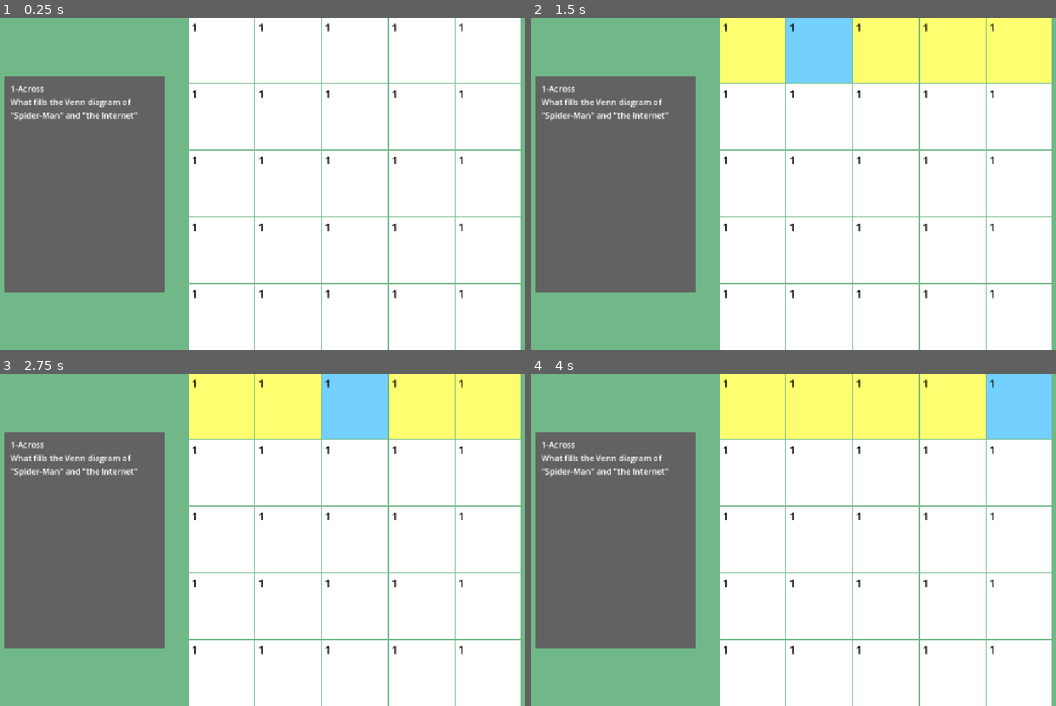
Above: before the commit, frames 1-4 (two rows, left to right).
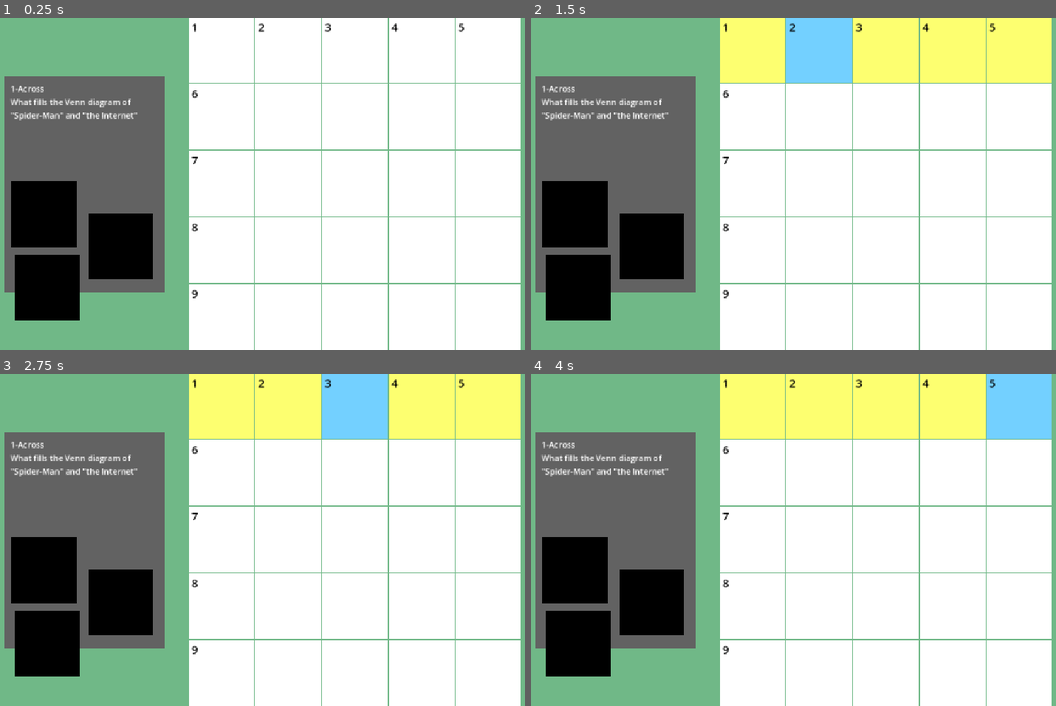
Above: after the commit, the same moments.

Repository: tagetjerngren/WordCrossing
Game: Godot game, scene res://Scenes/level.tscn
Two runs of this game, one before a commit and one after it. Both use one fixed random seed, a clock stepped at 60 frames per second and the inputs below.
Inputs (mouse positions are in pixels of both pictures, inside the frame that each line leads up to):
- Up to frame 1 (0.25 s): no input
- Up to frame 2 (1.5 s): tap Enter at 0.5 s; move the mouse to (751, 51) at 0.52 s; click (751, 51) at 0.67 s; tap Space at 1.25 s; move the mouse to (819, 51) at 1.27 s; click (819, 51) at 1.42 s
- Up to frame 3 (2.75 s): tap Enter at 2 s; move the mouse to (357, 407) at 2.02 s; click (357, 407) at 2.17 s
- Up to frame 4 (4 s): tap Space at 2.75 s; move the mouse to (951, 407) at 2.77 s; click (951, 407) at 2.92 s; tap Enter at 3.5 s; move the mouse to (1019, 407) at 3.52 s; click (1019, 407) at 3.67 s

The runs differ from the first frame. In frame 1, 7.7% of the frame differs, in the area x 2-89%, y 1-92%; in frame 2, 7.7%; in frame 3, 7.7%; in frame 4, 7.7%.

Commit message:
Feat: Add Block tiles that can be dragged onto the grid

Diff:
--- /dev/null
+++ b/Scenes/block_tile.tscn
@@ -0,0 +1,23 @@
+[gd_scene format=3 uid="uid://bxvye3lxwcbq1"]
+
+[ext_resource type="Script" uid="uid://dv74tt2arx8b4" path="res://Scripts/block_tile.gd" id="1_xv6c8"]
+
+[sub_resource type="RectangleShape2D" id="RectangleShape2D_20e5e"]
+size = Vector2(128, 128)
+
+[node name="BlockTile" type="Area2D" unique_id=874212332]
+script = ExtResource("1_xv6c8")
+
+[node name="CollisionShape2D" type="CollisionShape2D" parent="." unique_id=137039080]
+position = Vector2(-0.5, 0)
+shape = SubResource("RectangleShape2D_20e5e")
+
+[node name="TileBackground" type="ColorRect" parent="." unique_id=1260230353]
+offset_left = -64.0
+offset_top = -64.0
+offset_right = 64.0
+offset_bottom = 64.0
+mouse_filter = 2
+color = Color(0, 0, 0, 1)
+
+[connection signal="input_event" from="." to="." method="_on_input_event"]
--- a/Scenes/hint.tscn
+++ b/Scenes/hint.tscn
@@ -19,6 +19,7 @@
 offset_right = 350.0
 offset_bottom = 212.0
 grow_vertical = 2
+mouse_filter = 2
 color = Color(0.3854925, 0.3854925, 0.38549235, 1)
 metadata/_edit_group_ = true
 
--- a/Scenes/level.tscn
+++ b/Scenes/level.tscn
@@ -2,6 +2,7 @@
 
 [ext_resource type="PackedScene" uid="uid://n67n82bs4lrw" path="res://Scenes/grid.tscn" id="1_k5f4k"]
 [ext_resource type="PackedScene" uid="uid://c4unaponxdrp0" path="res://Scenes/hint.tscn" id="2_6phgx"]
+[ext_resource type="PackedScene" uid="uid://bxvye3lxwcbq1" path="res://Scenes/block_tile.tscn" id="3_6phgx"]
 
 [node name="Level" type="Node" unique_id=39279757]
 
@@ -15,3 +16,12 @@
 position = Vector2(786.08, 388)
 
 [node name="Hint" parent="." unique_id=221862569 instance=ExtResource("2_6phgx")]
+
+[node name="BlockTile" parent="." unique_id=874212332 instance=ExtResource("3_6phgx")]
+position = Vector2(121, 526)
+
+[node name="BlockTile2" parent="." unique_id=233604654 instance=ExtResource("3_6phgx")]
+position = Vector2(114, 383)
+
+[node name="BlockTile3" parent="." unique_id=706124688 instance=ExtResource("3_6phgx")]
+position = Vector2(264, 445)
--- a/Scenes/tile.tscn
+++ b/Scenes/tile.tscn
@@ -12,14 +12,14 @@
 position = Vector2(-0.5, 0)
 shape = SubResource("RectangleShape2D_fpc0v")
 
-[node name="ColorRect" type="ColorRect" parent="." unique_id=1360399491]
+[node name="TileBackground" type="ColorRect" parent="." unique_id=1360399491]
 offset_left = -64.0
 offset_top = -64.0
 offset_right = 64.0
 offset_bottom = 64.0
 mouse_filter = 2
 
-[node name="Label" type="Label" parent="." unique_id=1749630014]
+[node name="Letter" type="Label" parent="." unique_id=1749630014]
 offset_left = -64.0
 offset_top = -64.0
 offset_right = 63.0
@@ -29,14 +29,13 @@
 horizontal_alignment = 1
 vertical_alignment = 1
 
-[node name="Label2" type="Label" parent="." unique_id=1602217114]
+[node name="WordNumber" type="Label" parent="." unique_id=1602217114]
 offset_left = -61.0
 offset_top = -61.0
 offset_right = -43.0
 offset_bottom = -30.0
 theme_override_colors/font_color = Color(0, 0, 0, 1)
 theme_override_font_sizes/font_size = 22
-text = "1"
 horizontal_alignment = 1
 vertical_alignment = 1
 
--- a/Scripts/Constants.gd
+++ b/Scripts/Constants.gd
@@ -2,7 +2,8 @@
 enum TileState {
 	Inactive,
 	WordActive,
-	TileActive
+	TileActive,
+	Blocked
 }
 enum Highlight {
 	Inactive,
--- /dev/null
+++ b/Scripts/block_tile.gd
@@ -0,0 +1,45 @@
+extends Area2D
+
+
+# Called when the node enters the scene tree for the first time.
+func _ready() -> void:
+	pass # Replace with function body.
+
+var bHeld : bool = false
+var Offset : Vector2
+
+# Called every frame. 'delta' is the elapsed time since the previous frame.
+func _process(delta: float) -> void:
+	if bHeld:
+		position = get_global_mouse_position() - Offset
+
+
+func _on_input_event(viewport: Node, event: InputEvent, shape_idx: int) -> void:
+	if event is InputEventMouseButton and event.is_pressed():
+		bHeld = true
+		Offset = get_global_mouse_position() - position
+
+	if event is InputEventMouseButton and event.is_released():
+		bHeld = false
+
+		var overlapping_tiles = get_overlapping_areas()
+
+		var RemoveIndices : Array[int] = []
+
+		for i in range(overlapping_tiles.size()):
+			if not overlapping_tiles[i] is Tile:
+				RemoveIndices.append(i)
+		RemoveIndices.reverse()
+		for Index in RemoveIndices:
+			overlapping_tiles.remove_at(Index)
+
+		if overlapping_tiles.size() > 0:
+			var closest_tile = overlapping_tiles[0]
+			var distance = overlapping_tiles[0].global_position.distance_to(position)
+			for tile in overlapping_tiles:
+				if tile.global_position.distance_to(position) < distance:
+					closest_tile = tile
+					distance = tile.global_position.distance_to(position)
+			global_position = closest_tile.global_position
+			closest_tile.SetState(Constants.TileState.Blocked)
+			closest_tile.Owner.SetTileNumbers()
--- a/Scripts/grid.gd
+++ b/Scripts/grid.gd
@@ -10,7 +10,7 @@
 const GRID_HEIGHT : int = 5
 const TOTAL_GRID_WIDTH : int = GRID_WIDTH * (TILE_WIDTH + TILE_GAP)
 const TOTAL_GRID_HEIGHT : int = GRID_HEIGHT * (TILE_HEIGHT + TILE_GAP)
-const TILE_COUNT = GRID_WIDTH * GRID_HEIGHT
+const TILE_COUNT : int = GRID_WIDTH * GRID_HEIGHT
 
 var ActiveIndex : int = 0
 
@@ -22,14 +22,14 @@
 		Tiles[i].SetState(State)
 
 func SetRowState(State):
-	var Row = floor(ActiveIndex / GRID_HEIGHT)
+	var Row = ActiveIndex / GRID_HEIGHT
 	for i in range(Row * GRID_WIDTH, Row * GRID_WIDTH + GRID_WIDTH):
 		Tiles[i].SetState(State)
 
 func TileClicked(Index):
 	# Deactive the old selected row or column
 	if CurrentHighlight == Constants.Highlight.RowActive:
-		var Row = floor(ActiveIndex / GRID_HEIGHT)
+		var Row = ActiveIndex / GRID_HEIGHT
 		for i in range(Row * GRID_WIDTH, Row * GRID_WIDTH + GRID_WIDTH):
 			Tiles[i].SetState(Constants.TileState.Inactive)
 	elif CurrentHighlight == Constants.Highlight.ColumnActive:
@@ -55,7 +55,7 @@
 
 		# Deactive the old selected row or column
 	if CurrentHighlight == Constants.Highlight.RowActive:
-		var Row = floor(ActiveIndex / GRID_HEIGHT)
+		var Row = ActiveIndex / GRID_HEIGHT
 		for i in range(Row * GRID_WIDTH, Row * GRID_WIDTH + GRID_WIDTH):
 			Tiles[i].SetState(Constants.TileState.Inactive)
 	elif CurrentHighlight == Constants.Highlight.ColumnActive:
@@ -67,7 +67,7 @@
 
 	# Highlight the new selected row or column
 	if CurrentHighlight == Constants.Highlight.RowActive:
-		var Row = floor(ActiveIndex / GRID_HEIGHT)
+		var Row = ActiveIndex / GRID_HEIGHT
 		#print(Row)
 		for i in range(Row * GRID_WIDTH, Row * GRID_WIDTH + GRID_WIDTH):
 			Tiles[i].SetState(Constants.TileState.WordActive)
@@ -79,28 +79,70 @@
 
 	Tiles[ActiveIndex].SetState(Constants.TileState.TileActive)
 
-# Called when the node enters the scene tree for the first time.
-func _ready() -> void:
+func SpawnGrid():
 	for i in range(TILE_COUNT):
-		#print(i)
 		var new_tile = TILE.instantiate()
 		add_child(new_tile)
 		new_tile.position.x += (i % GRID_WIDTH) * (TILE_WIDTH + TILE_GAP) - TOTAL_GRID_WIDTH / 2
-		new_tile.position.y += floor(i / GRID_HEIGHT) * (TILE_HEIGHT + TILE_GAP) - TOTAL_GRID_HEIGHT / 2
+		new_tile.position.y += (i / GRID_HEIGHT) * (TILE_HEIGHT + TILE_GAP) - TOTAL_GRID_HEIGHT / 2
 
 		new_tile.Index = i
 		new_tile.Owner = self
 
 		Tiles.append(new_tile)
 
+# This doesn't really take blocked into account
+# TODO: Fix
+func SetTileNumbers():
+	for i in range(TILE_COUNT):
+		Tiles[i].ClearWordNumber()
+
+	var Number = 1
+	var VerticalChecked = []
+	var HorizontalChecked = []
+	var GivenNumber = []
+
+	for y in range(GRID_HEIGHT):
+		for x in range(GRID_WIDTH):
+			if Tiles[x + y * GRID_WIDTH].GetState() == Constants.TileState.Blocked:
+				continue
+
+			if not (y * GRID_WIDTH + x in VerticalChecked) and not (y * GRID_WIDTH + x in GivenNumber):
+				Tiles[x + y * GRID_WIDTH].SetWordNumber(Number)
+				GivenNumber.append(x + y * GRID_WIDTH)
+				Number += 1
+				# This doesn't take blocked into account
+				for dy in range(GRID_HEIGHT):
+					VerticalChecked.append(x + dy * GRID_WIDTH)
+
+			if not (y * GRID_WIDTH + x in HorizontalChecked) and not (y * GRID_WIDTH + x in GivenNumber):
+				Tiles[x + y * GRID_WIDTH].SetWordNumber(Number)
+				GivenNumber.append(x + y * GRID_WIDTH)
+				Number += 1
+				# This doesn't take blocked into account
+				for dx in range(GRID_WIDTH):
+					HorizontalChecked.append(dx + y * GRID_WIDTH)
+	#var i = 0
+	#for y in range(GRID_HEIGHT):
+		#for x in range(GRID_WIDTH):
+			#var dy = 0
+			#while dy < GRID_HEIGHT:
+				#dy += 1
+				#if Tiles[x + dy * GRID_WIDTH].GetState() == Constants.TileState.Blocked:
+					#break
+			#print("x: %d, y: %d" % [x, y])
+			#Tiles[y * GRID_WIDTH + x].SetCharacter(str(i))
+			#i += 1
+
+# Called when the node enters the scene tree for the first time.
+func _ready() -> void:
+	SpawnGrid()
+	SetTileNumbers()
+
 func _input(event: InputEvent) -> void:
-	#if event is InputEventKey and !event.is_echo() and !event.is_released():
-	#print(!event.is_echo())
 	if event is InputEventKey and event.is_pressed() and !event.is_echo():
 		var label = DisplayServer.keyboard_get_label_from_physical(event.physical_keycode)
-		#print(label)
 		if label == 4194308:
-			#print(Tiles[ActiveIndex].GetCharacter())
 			if Tiles[ActiveIndex].GetCharacter() != "":
 				Tiles[ActiveIndex].SetCharacter("")
 				return
@@ -110,8 +152,6 @@
 					PrevTile -= 1
 				if CurrentHighlight == Constants.Highlight.ColumnActive:
 					PrevTile -= GRID_WIDTH
-					#if NextTile >= TILE_COUNT:
-						#NextTile -= (TILE_COUNT - 1)
 			SetActive(PrevTile)
 			Tiles[ActiveIndex].SetCharacter("")
 		if 65 <= label and label <= 90:
@@ -129,5 +169,3 @@
 					if NextTile >= TILE_COUNT:
 						NextTile -= (TILE_COUNT - 1)
 			SetActive(NextTile)
-
-		#Tiles[ActiveIndex].SetCharacter(OS.get_keycode_string(label))
--- a/Scripts/tile.gd
+++ b/Scripts/tile.gd
@@ -1,31 +1,48 @@
+class_name Tile
+
 extends Area2D
 
 var Owner
-var Index
+var Index : int
 var CurrentState : Constants.TileState = Constants.TileState.Inactive
 
 var IdleColor : Color = Color(1.0, 1.0, 1.0, 1.0)
 var WordActiveColor : Color = Color(0.991, 1.0, 0.44, 1.0)
 var TileActiveColor : Color = Color(0.451, 0.816, 1.0, 1.0)
+var TileBlockColor : Color = Color()
+
+@onready var Letter : Label = $Letter
+@onready var TileBackground : ColorRect = $TileBackground
+@onready var WordNumber : Label = $WordNumber
 
 func _ready() -> void:
 	SetState(CurrentState)
 
-func _on_input_event(viewport: Node, event: InputEvent, shape_idx: int) -> void:
+func _on_input_event(_viewport: Node, event: InputEvent, _shape_idx: int) -> void:
 	if event is InputEventMouseButton and event.is_pressed():
 		Owner.TileClicked(Index)
 
+func SetWordNumber(Number : int):
+	print(Number)
+	WordNumber.text = str(Number)
+
+func ClearWordNumber():
+	WordNumber.text = ""
+
 func SetCharacter(Character):
-	$Label.text = Character
+	Letter.text = Character
 
 func GetCharacter():
-	return $Label.text
+	return Letter.text
 
 func SetState(State : Constants.TileState):
 	CurrentState = State
 	if CurrentState == Constants.TileState.Inactive:
-		$ColorRect.color = IdleColor
+		TileBackground.color = IdleColor
 	elif CurrentState == Constants.TileState.WordActive:
-		$ColorRect.color = WordActiveColor
+		TileBackground.color = WordActiveColor
 	elif CurrentState == Constants.TileState.TileActive:
-		$ColorRect.color = TileActiveColor
+		TileBackground.color = TileActiveColor
+
+func GetState():
+	return CurrentState
Not shown, added: Scripts/block_tile.gd.uid
